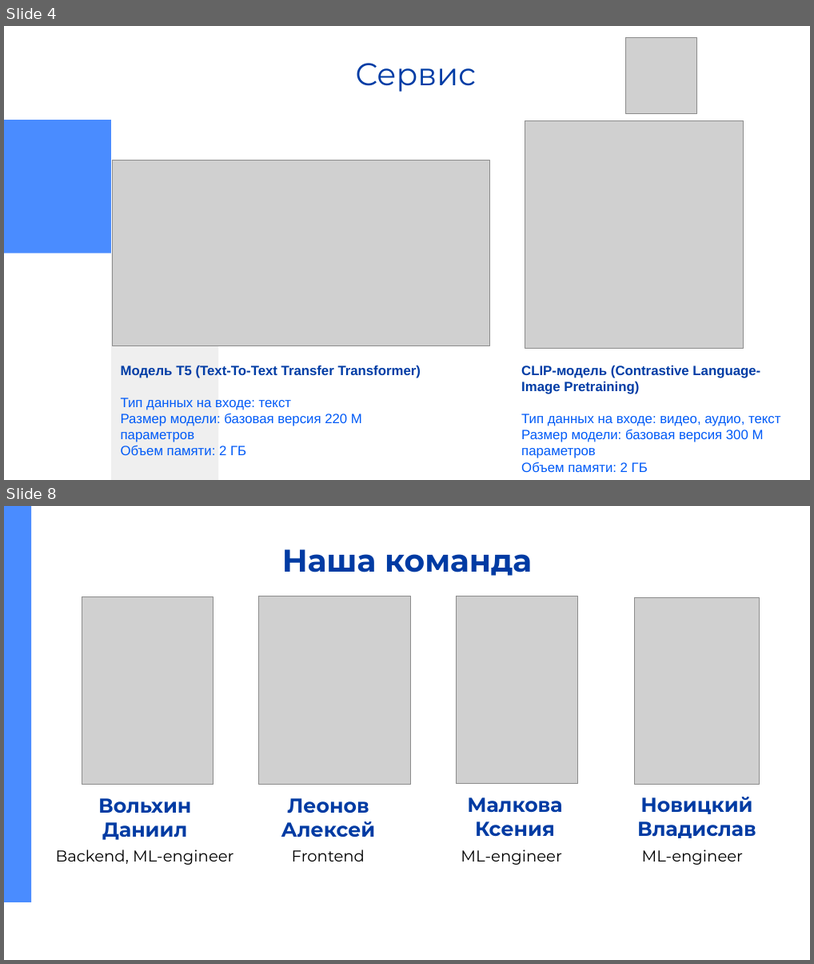
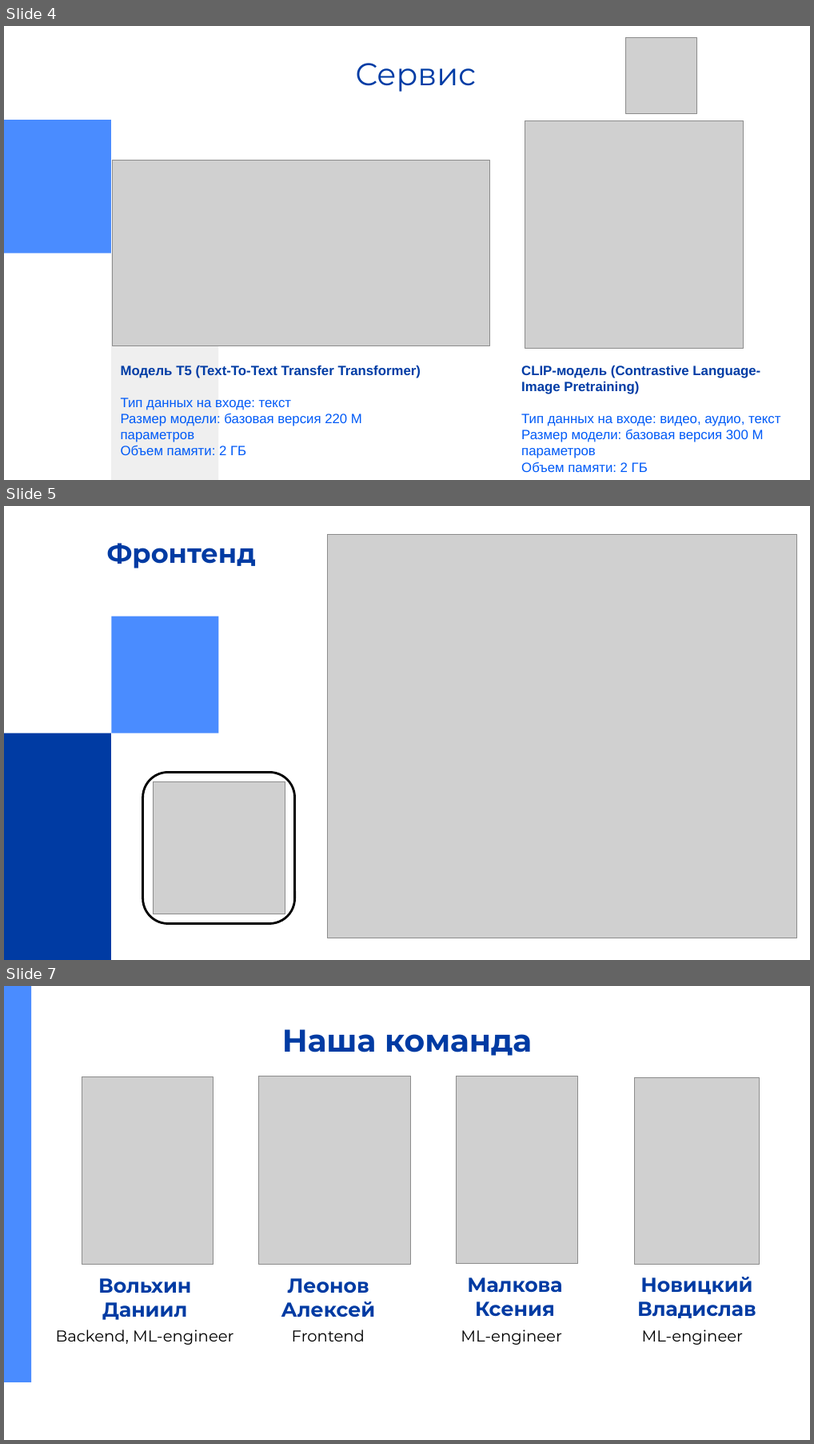
Before and after one commit to Prischli-Drink-Coffee/NaRuTagAI, a slide deck: src/images/NaRuTagAI.pptx. Shown one above the other, each under a label of ours: slides 4 and 8 before the commit, slides 4, 5 and 7 after it; the slides between them are not shown. The pictures are 814x964 and 814x1444 pixels, drawn with LibreOffice and Linux fonts; fonts in the diff are those of the drawing; grey boxes stand for pictures. Boxes give left, top, right and bottom in pixels: in the first picture for what was removed or moved away, otherwise in the second. Text is boxed around its words. In the diff, an @@ line names an element or a change of style, - is before the commit and + after.

```diff
--- a/src/images/NaRuTagAI.pptx
+++ b/src/images/NaRuTagAI.pptx
@@ slide 5 added at <box>4,506,810,960</box>, background #FFFFFF @@
@@ title added at <box>107,543,256,568</box>, 24 pt, text #003BA3, bold @@
+Фронтенд
@@ picture added at <box>327,534,798,937</box> @@
@@ rectangle added at <box>111,616,218,732</box>, fill #4A8CFF @@
@@ rectangle added at <box>4,732,111,959</box>, fill #003BA3 @@
@@ rounded rectangle added at <box>142,772,295,924</box>, fill #FFFFFF, outline #000000 2 pt @@
@@ picture added at <box>153,782,286,914</box> @@
@@ what was slide 8 is now slide 7 @@
```
Also in this commit, not shown: 1 slide changed, 2 slides removed, 18 other files.
